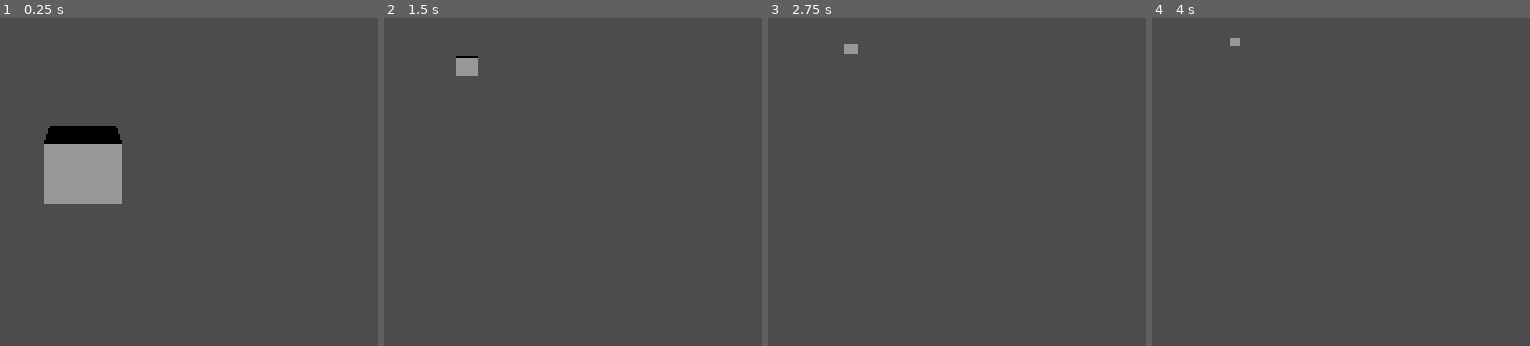
Above: before the commit, frames 1-4 (left to right).
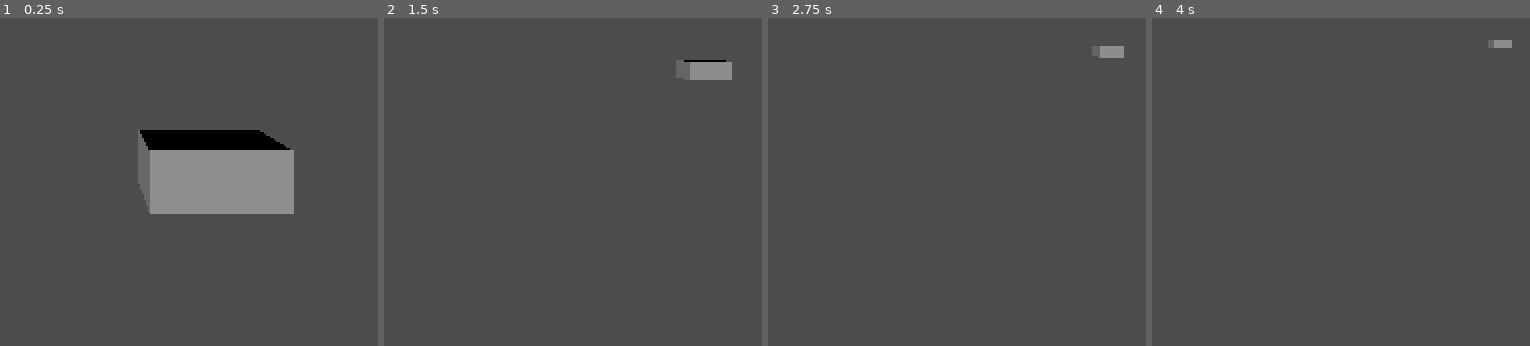
Above: after the commit, the same moments.

Repository: dheflo/GODOT_Moving_Toy
Game: Godot game, scene res://_/scenes/KS_4036.tscn
Same seed, same stepped clock (60 frames per second), same inputs: the game is played once before the commit and once after it.
Inputs:
- Up to frame 1 (0.25 s): no input
- Up to frame 2 (1.5 s): no input
- Up to frame 3 (2.75 s): no input
- Up to frame 4 (4 s): tap Enter at 3.5 s

The runs differ from the first frame. In frame 1, 15% of the frame differs, in the area x 11-78%, y 32-60%; in frame 2, 1.0%; in frame 3, 0.3%; in frame 4, 0.2%.

Commit message:
Added forward movement on Z axis and locked Y axis

Diff:
--- a/_/scenes/KS_4036.tscn
+++ b/_/scenes/KS_4036.tscn
@@ -9,7 +9,7 @@
 [node name="KS_4036" type="Node3D" unique_id=1781070975]
 
 [node name="Resize" type="Node3D" parent="." unique_id=839295488]
-transform = Transform3D(0.066, 0, 0, 0, 0.05, 0, 0, 0, 0.094, -0.04395163, 0, 0.035293713)
+transform = Transform3D(-0.10237952, 0, -0.041346915, 0, 0.05, 0, -0.050144132, 0, 0.0844182, -0.04395163, 0, 0.035293713)
 
 [node name="Rigidbody" type="CharacterBody3D" parent="Resize" unique_id=941570093]
 
--- a/_/scenes/ks4036_movement.gd
+++ b/_/scenes/ks4036_movement.gd
@@ -7,6 +7,8 @@
 		push_warning("Where is my f*king characterbody3D ?")
 
 func _process(delta: float) -> void:
-	var forward : Vector3 = character.global_position
-	forward = forward + Vector3(0,0,-1) * delta
-	character.global_position = forward
+	var position : Vector3 = character.global_position
+	var direction_forward : Vector3 = -character.basis.z
+	direction_forward.y = 0
+	position = position + direction_forward * delta
+	character.global_position = position
